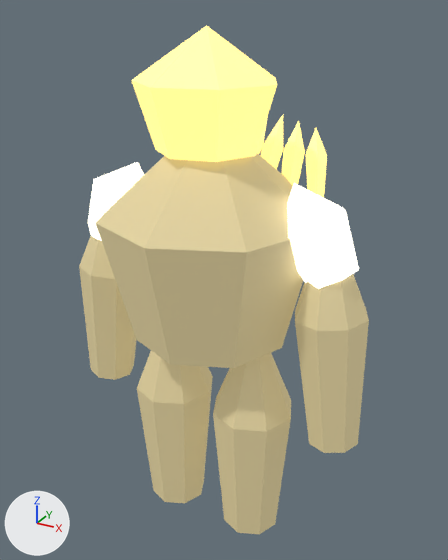
The glTF model assets/models/glb/deep-fracture-crystal-golem-visual-radiance.glb as it was, and as the next commit left it.
Before and after are seen from a 50 mm lens placed at (2.82, -4.88, 5.13), pointed at (0.03, 0.2, 2.59). Lighting does not change. The marker at lower left points along +X, +Y and +Z. The first picture is the older version. Vertices at exactly the same position are counted once.

In view in the first picture: 'arm-left', 'arm-right', 'armor-core-left', 'armor-core-right', 'crystal-crown', 'crystal-torso', 'dorsal-spire-3', 'dorsal-spire-4', 'dorsal-spire-5', 'dorsal-spire-6', 'leg-left', 'leg-right'.
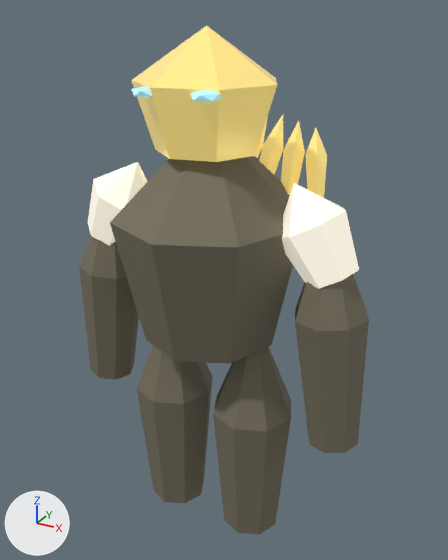
The edits, one by one:
In material 'export-source' (mat_export_source), emission_color goes from (1.0, 0.938, 0.787) (pale yellow #fff8e5) to (0.434, 0.407, 0.342) (grey #b0ab9e).
Material 'export-source.001' (mat_export_source_001) changes colour from beige #c7b98c to dark yellow #77715f; in linear values from (0.571, 0.483, 0.262) to (0.186, 0.166, 0.115).
In material 'export-source.001' (mat_export_source_001), emission_color is no longer (0.183, 0.155, 0.0838), dark yellow #776e52.
In material 'export-source.001' (mat_export_source_001), emission_strength is no longer 1.0.
In material 'export-source.002' (mat_export_source_002), emission_color goes from (0.95, 0.741, 0.228) (yellow #f9df83) to (0.266, 0.207, 0.0638) (yellow #8d7e47).
Material 'inset-elemental-eyes' (mat_inset_elemental_eyes) is new.
Its base color is (0.5, 0.85, 0.9) (cyan #bcedf3).
Its emission color is (0.113, 0.292, 0.36) (cyan #5e93a2).
Its emission strength is 1.0.
me_crystal_torso is used by ob_crystal_torso; location (0.0, 0.0, 3.14).
me_crystal_torso had 18 vertices, 32 faces and spanned x -1.08..1.08, y -1.08..1.08, z -1.13..1.13.
me_crystal_torso now has 18 vertices, 32 faces and spans x -0.93..0.93, y -0.98..0.98, z -1.13..1.13.
me_crystal_torso part 1: the whole mesh is scaled about its middle by (0.86, 0.91, 1).
Mesh me_icosphere_001 is new.
It is an icosphere of 20 faces spanning x -0.118..0.118, y -0.142..0.142, z -0.049..0.049.
It uses material mat_inset_elemental_eyes (cyan #bcedf3, glowing cyan #5e93a2).
Object 'inset-eye-1' (ob_inset_eye_1) is new; it shows me_icosphere_001.
Its location is (0.31, -0.59, 4.51).
Object 'inset-eye--1' (ob_inset_eye__1) is new; it shows a copy of me_icosphere_001.
Its location is (-0.24, -0.59, 4.51).

Where the change shows, as pixel boxes [x1, y1, x2, y2] in the pictures (448 x 560 px):
'crystal-torso', recoloured, surface changed, rescaled (12% narrower): before [96, 152, 303, 368]; after [110, 156, 293, 364]
'crystal-crown', recoloured: [131, 25, 277, 162] in both
'leg-right', recoloured, surface changed (darker): [213, 353, 291, 534] in both
'arm-right', recoloured, surface changed (darker): [295, 274, 369, 453] in both
'leg-left', recoloured, surface changed (darker): [137, 351, 213, 504] in both
'arm-left', recoloured, surface changed (darker): [79, 236, 137, 380] in both
'armor-core-right', recoloured: [287, 183, 359, 289] in both
'armor-core-left', recoloured: [88, 162, 144, 241] in both
'dorsal-spire-6', recoloured: [305, 128, 327, 198] in both
'dorsal-spire-5', recoloured: [281, 121, 305, 185] in both
'dorsal-spire-4', recoloured: [261, 115, 283, 169] in both
'inset-eye-1', added: after [190, 89, 222, 102]
'inset-eye--1', added: after [132, 86, 152, 98]
'dorsal-spire-3', recoloured: [257, 117, 268, 154] in both
